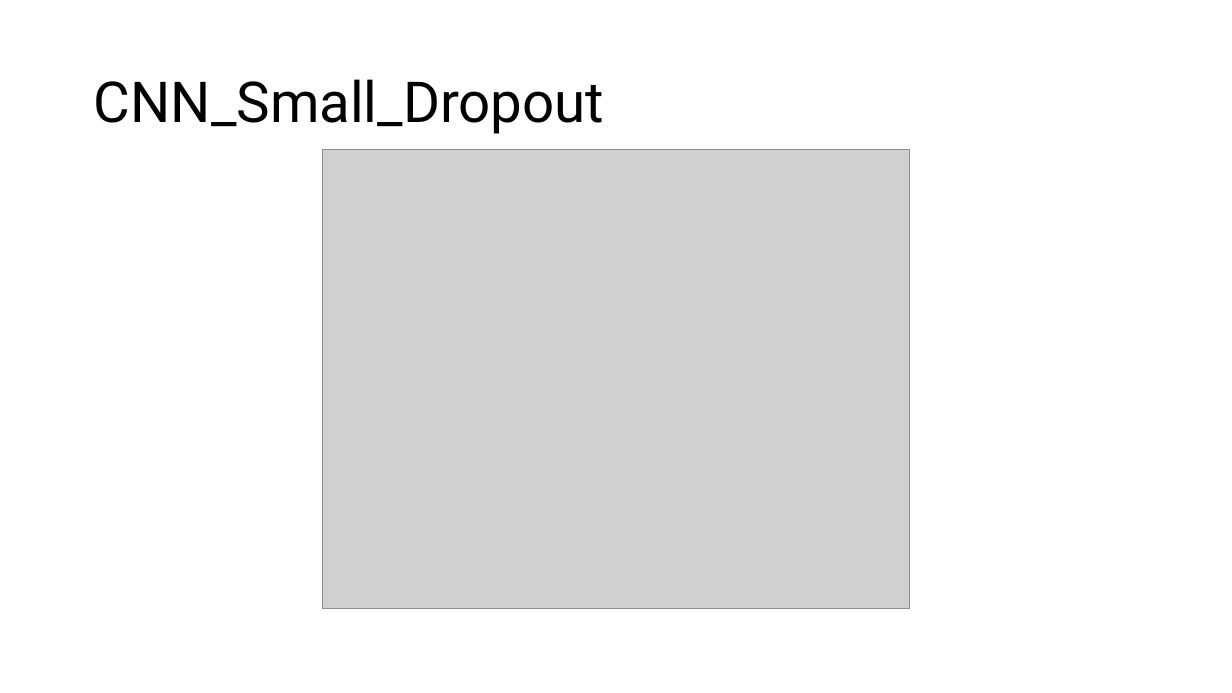
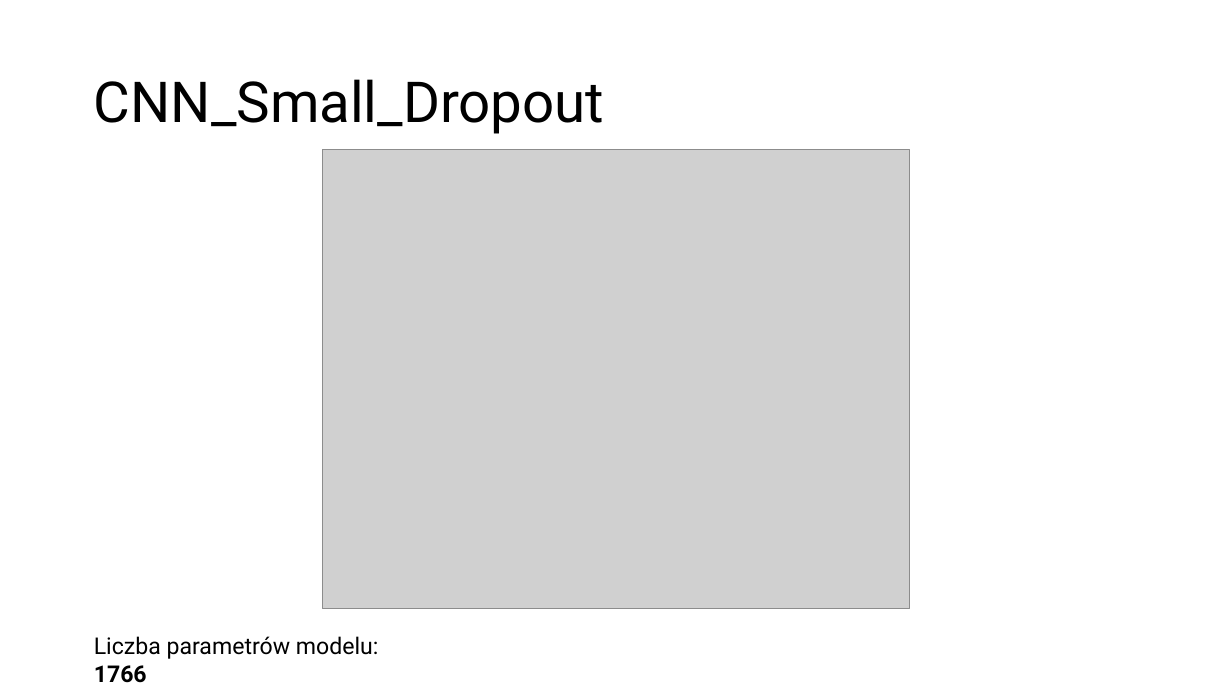
Before and after one commit to aleksanderrut/Lab_ML_in_Phy, a slide deck: slide 14 of Projekt2/Prezentacja.pptx. Drawn at 1232x693 pixels with LibreOffice and Linux fonts; fonts in the diff are those of the drawing; grey boxes stand for pictures. Boxes give left, top, right and bottom in pixels: in the first picture for what was removed or moved away, otherwise in the second. Text is boxed around its words. In the diff, an @@ line names an element or a change of style, - is before the commit and + after.

```diff
--- a/Projekt2/Prezentacja.pptx
+++ b/Projekt2/Prezentacja.pptx
@@ text added at (x1=94, y1=636, x2=379, y2=683), 18 pt, text #000000 @@
+Liczba parametrów modelu: 1766
```
Also in this commit, not shown: 7 other slides changed, 2 slides added, 7 other files.
